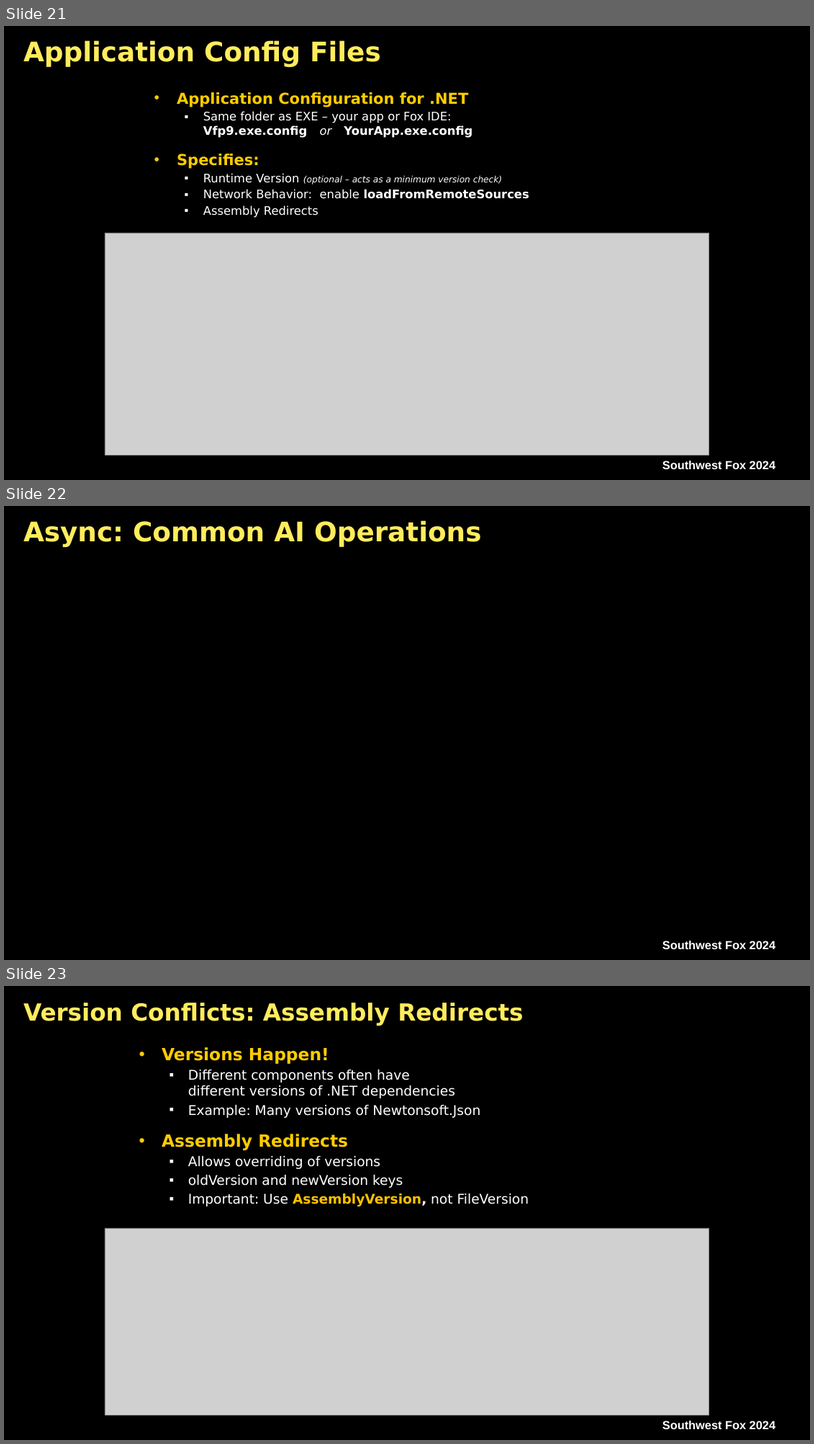
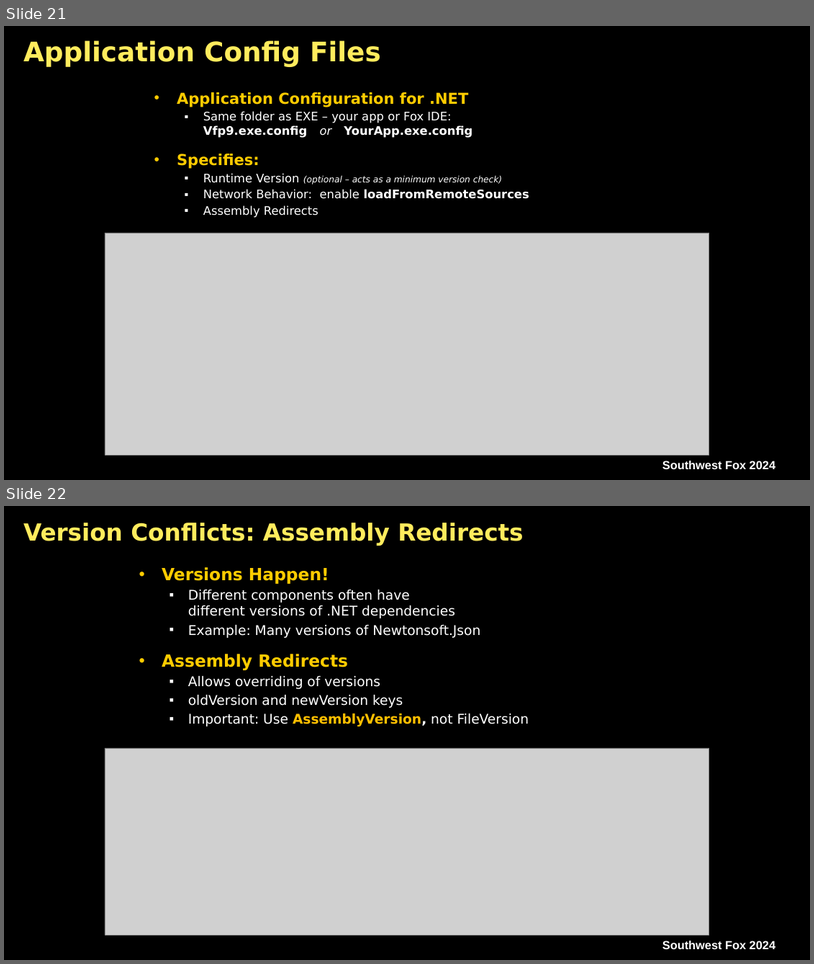
Before and after one commit to RickStrahl/swfox2024-wwdotnetbridge-revisited, a slide deck: Documents/Strahl-swFox2024-wwDotnetBridge-Revisited.pptx. Shown one above the other, each under a label of ours: slides 21, 22 and 23 before the commit, slides 21 and 22 after it. The pictures are 814x1444 and 814x964 pixels, drawn with LibreOffice and Linux fonts; fonts in the diff are those of the drawing; grey boxes stand for pictures; background and template pictures are left out. Boxes give left, top, right and bottom in pixels: in the first picture for what was removed or moved away, otherwise in the second. Text is boxed around its words. In the diff, an @@ line names an element or a change of style, - is before the commit and + after.

```diff
--- a/Documents/Strahl-swFox2024-wwDotnetBridge-Revisited.pptx
+++ b/Documents/Strahl-swFox2024-wwDotnetBridge-Revisited.pptx
@@ slide 22 removed at (x1=4, y1=506, x2=810, y2=960), background picture (left out); not listed: 1 template element that a slide beside it also shows @@
@@ title removed at (x1=23, y1=520, x2=481, y2=547) @@
-Async: Common AI Operations
@@ what was slide 23 is now slide 22 @@
```
Also in this commit, not shown: 4 slides changed, 18 other files.
